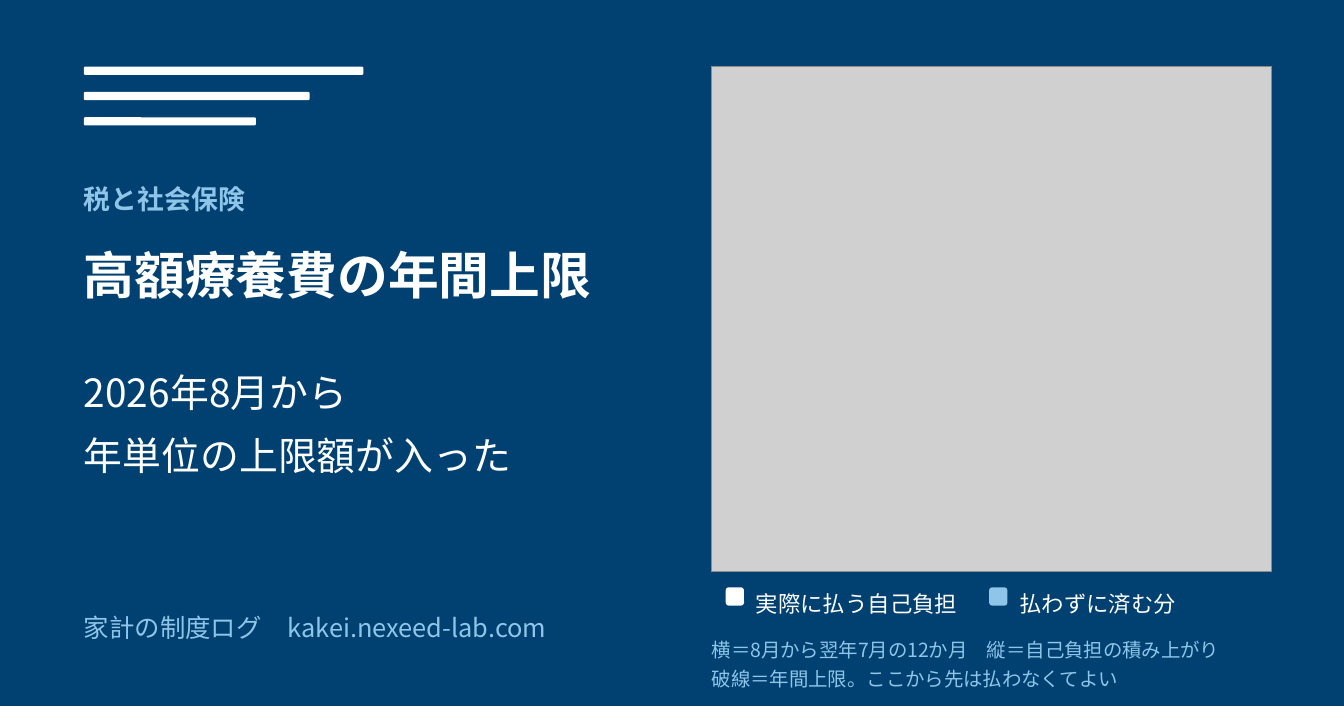
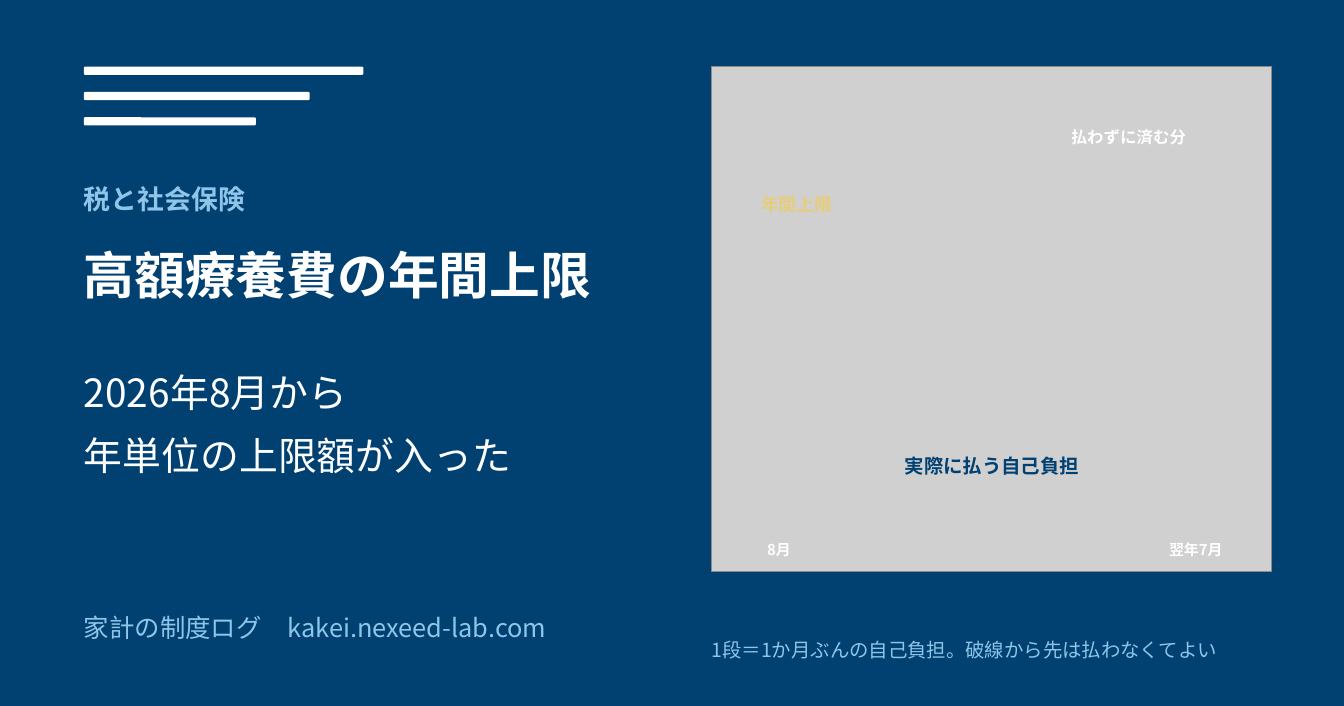
Before and after one commit to oshima0627/kakei, a slide deck: slide 5 of tools/article-images/article-images.pptx. Drawn at 1344x706 pixels with LibreOffice and Linux fonts; fonts in the diff are those of the drawing; grey boxes stand for pictures. Boxes give left, top, right and bottom in pixels: in the first picture for what was removed or moved away, otherwise in the second. Text is boxed around its words. In the diff, an @@ line names an element or a change of style, - is before the commit and + after.

```diff
--- a/tools/article-images/article-images.pptx
+++ b/tools/article-images/article-images.pptx
@@ text "払わずに済む分" moved from (x1=1019, y1=593, x2=1176, y2=614) to (x1=1071, y1=129, x2=1186, y2=144) @@
@@ text "払わずに済む分" at (x1=1071, y1=129, x2=1186, y2=144): size 15 to 11 pt, bold on; alignment left to centre; line spacing 1.25 to 1.15 @@
@@ text "実際に払う自己負担" moved from (x1=756, y1=593, x2=958, y2=614) to (x1=905, y1=456, x2=1079, y2=475) @@
@@ text "実際に払う自己負担" at (x1=905, y1=456, x2=1079, y2=475): size 15 to 13 pt, text colour #FFFFFF to #014172, bold on; alignment left to centre; line spacing 1.25 to 1.15 @@
@@ text added at (x1=767, y1=543, x2=791, y2=556), 10 pt, text #FFFFFF, bold @@
+8月
@@ text added at (x1=1169, y1=543, x2=1222, y2=556), 10 pt, text #FFFFFF, bold @@
+翌年7月
@@ rounded rectangle removed at (x1=726, y1=587, x2=744, y2=605) @@
@@ rounded rectangle removed at (x1=989, y1=587, x2=1007, y2=605) @@
@@ text at (x1=712, y1=640, x2=1217, y2=659): text changed @@
-横＝8月から翌年7月の12か月 縦＝自己負担の積み上がり
-破線＝年間上限。ここから先は払わなくてよい
+1段＝1か月ぶんの自己負担。破線から先は払わなくてよい
```
Also in this commit, not shown: 7 other slides changed, 18 other files.
